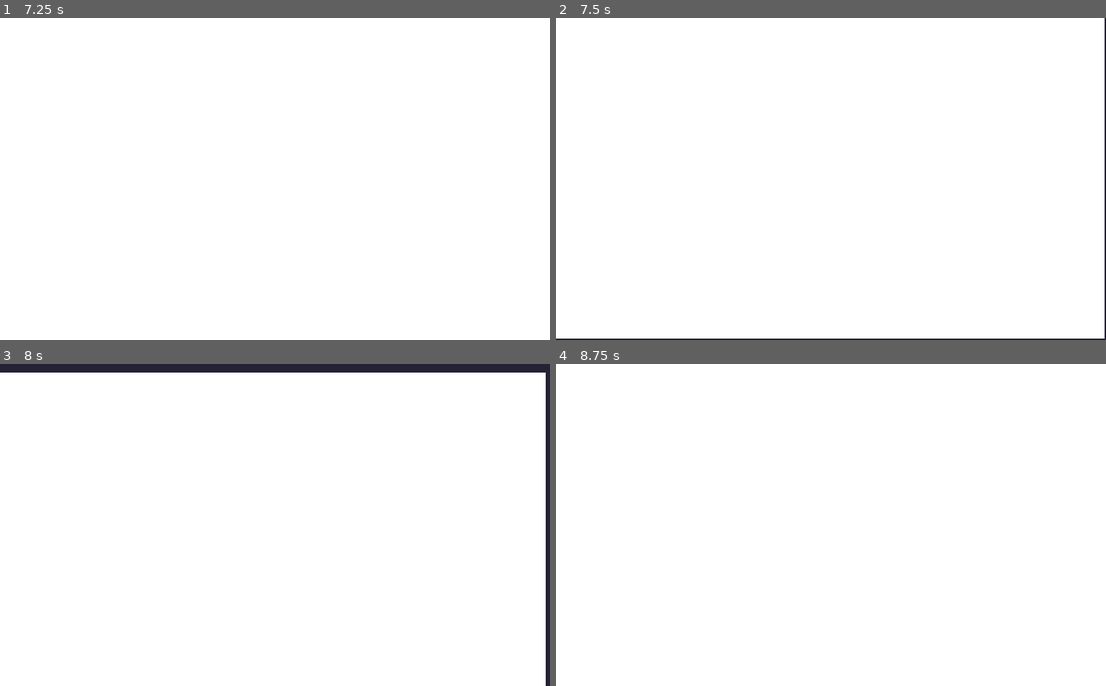
Above: before the commit, frames 1-4 (two rows, left to right).
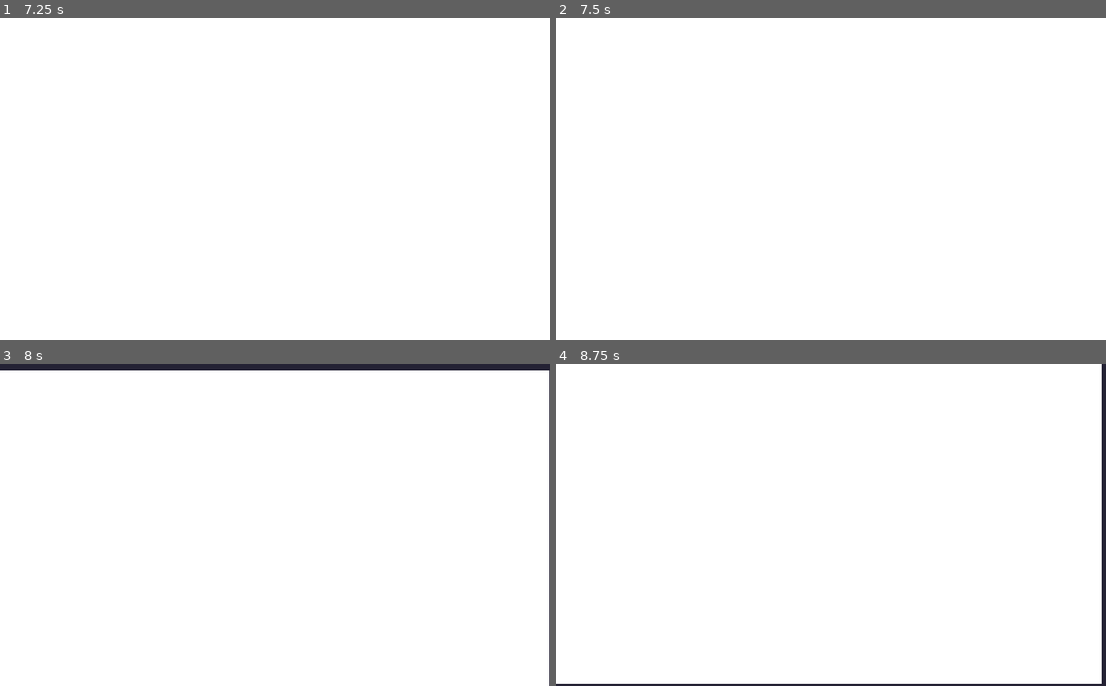
Above: after the commit, the same moments.

Repository: mbrezu/LD47
Game: Godot game, scene res://scenes/main.tscn
The game is run twice, just before and just after one commit, with the same random seed, the same clock (stepped at 60 frames per second) and the same inputs.
Inputs (mouse positions are in pixels of both pictures, inside the frame that each line leads up to):
- Up to frame 1 (7.25 s): move the mouse to (280, 185) at 0.52 s; click (280, 185) at 0.67 s; tap Space (ui_select) at 0.77, 1.52, 2, 3.02, 3.77, 4.25, 4.52, 5.75, 6.02, 6.77 s; tap Enter at 1.25, 2.75, 5 s; move the mouse to (165, 195) at 1.27 s; click (165, 195) at 1.42 s; move the mouse to (330, 108) at 2.02 s; click (330, 108) at 2.17 s; move the mouse to (247, 243) at 2.77 s; click (247, 243) at 2.92 s; move the mouse to (440, 227) at 3.52 s; click (440, 227) at 3.67 s; move the mouse to (110, 130) at 4.27 s; click (110, 130) at 4.42 s; move the mouse to (302, 179) at 5.02 s; click (302, 179) at 5.17 s; move the mouse to (192, 98) at 5.77 s; click (192, 98) at 5.92 s; move the mouse to (396, 162) at 6.52 s; click (396, 162) at 6.67 s
- Up to frame 2 (7.5 s): move the mouse to (721, 195) at 7.27 s; click (721, 195) at 7.42 s
- Up to frame 3 (8 s): tap Space (ui_select) at 7.52 s
- Up to frame 4 (8.75 s): move the mouse to (886, 454) at 8.02 s; click (886, 454) at 8.17 s

Frame 1 is identical in both runs. In frame 2, 0.7% of the frame differs, in the area x 0-100%, y 0-100%; in frame 3, 1.3%; in frame 4, 1.4%.

Commit message:
bomb superpower

Diff:
--- a/godot/scenes/blood_vignette.gd
+++ b/godot/scenes/blood_vignette.gd
@@ -32,7 +32,6 @@
 				_desired_value = _max
 			else:
 				_desired_value = _min
-		print(_value)
 		get_material().set_shader_param("distance_threshold", _value)
 		get_material().set_shader_param("intensity", intensity)
 	else:
--- a/godot/scenes/game.gd
+++ b/godot/scenes/game.gd
@@ -5,6 +5,7 @@
 var Cursor = preload("res://scripts/cursor.gd")
 
 var arrow_display_scene = preload("res://scenes/arrow_display.tscn")
+var superpower_bomb_scene = preload("res://scenes/superpowers/bomb.tscn")
 
 var _player
 var _game_over = false
@@ -12,6 +13,7 @@
 var _old_player_pos = []
 var _shake = false
 var _shake_amplitude
+var _superpowers = []
 
 
 func _ready():
@@ -24,6 +26,23 @@
 	$next_tile_marker.add_child($map.make_tile_instance($next_items.get_next_tile_number()))
 	$game_over_timer.wait_time = Consts.PLACE_TILE_TIMEOUT
 	$game_over_timer.start()
+	_init_superpowers()
+
+
+func _init_superpowers():
+	for _x in range(Consts.SUPERPOWERS_BOMBS_COUNT):
+		_add_bomb_superpower()
+
+
+func _add_bomb_superpower():
+	var row = 3 + randi() % (Consts.MAP_ROWS - 6)
+	var column = 3 + randi() % (Consts.MAP_COLUMNS - 6)
+	var bomb = superpower_bomb_scene.instance()
+	bomb.position = Vector2(column * 8, row * 8)
+	bomb.row = row
+	bomb.column = column
+	$superpowers.add_child(bomb)
+	_superpowers.append(bomb)
 
 
 func _process(delta):
@@ -81,10 +100,28 @@
 	$next_tile_marker.add_child($map.make_tile_instance(next_tile_number))
 
 
-func _on_player_moved(old_row, old_column, _row, _column):
+func _on_player_moved(old_row, old_column, row, column):
 #	print("player moved ", [old_row, old_column, row, column])
 	_old_player_pos = [Cursor.new(old_row, old_column, 0)]
 	$next_tile_marker.position = Vector2(old_column * 8, old_row * 8)
+	var superpower = _get_superpower(row, column)
+	if superpower != null:
+		superpower.collect()
+		match superpower.type:
+			"BOMB": _activate_bomb()
+
+
+func _get_superpower(row, column):
+	for i in range(_superpowers.size()):
+		var superpower = _superpowers[i]
+		if superpower.row == row and superpower.column == column:
+			_superpowers.remove(i)
+			return superpower
+	return null
+
+
+func _activate_bomb():
+	$map.activate_bomb()
 
 
 func _on_player_stopped():
--- a/godot/scenes/game.tscn
+++ b/godot/scenes/game.tscn
@@ -24,6 +24,8 @@
 
 [node name="map" parent="." instance=ExtResource( 3 )]
 script = ExtResource( 4 )
+
+[node name="superpowers" type="Node2D" parent="."]
 
 [node name="arrows" type="Node2D" parent="."]
 
--- a/godot/scenes/main.tscn
+++ b/godot/scenes/main.tscn
@@ -28,4 +28,3 @@
 shape = SubResource( 1 )
 [connection signal="timeout" from="space_block_timer" to="." method="_on_space_block_timer_timeout"]
 [connection signal="input_event" from="tap_detection" to="." method="_on_tap_detection_input_event"]
-[connection signal="input_event" from="tap_detection" to="." method="_on_Area2D_input_event"]
--- a/godot/scenes/map.gd
+++ b/godot/scenes/map.gd
@@ -48,6 +48,14 @@
 
 func make_tile_instance(tile_number):
 	return tile_scenes[tile_number - 1].instance()
+
+
+func activate_bomb():
+	for row in range(_map.size()):
+		for column in range(_map[row].size()):
+			if _map[row][column].is_locked:
+				_map[row][column].is_locked = false
+				_map[row][column].tile_instance.unlock()
 
 
 func map_dump():
--- /dev/null
+++ b/godot/scenes/superpowers/bomb.gd
@@ -0,0 +1,35 @@
+extends "res://scripts/superpower.gd"
+
+
+var frame_rects = [
+	Rect2(240, 0, 8, 8),
+	Rect2(248, 0, 8, 8),
+	Rect2(256, 0, 8, 8),
+	Rect2(248, 0, 8, 8),
+]
+
+var flame_positions = [
+	Vector2(-2, 0),
+	Vector2(2, 0),
+	Vector2(-1, -1),
+	Vector2(1, -1),
+	Vector2(-1, 1),
+	Vector2(1, 1),
+]
+
+
+var current_frame = 0
+
+
+func _ready():
+	$flame.region_rect = frame_rects[current_frame]
+	type = "BOMB"
+
+
+func _on_flame_timer_timeout():
+	current_frame += 1
+	if current_frame == frame_rects.size():
+		current_frame = 0
+	flame_positions.shuffle()
+	$flame.position = flame_positions[0]
+	$flame.region_rect = frame_rects[current_frame]
--- /dev/null
+++ b/godot/scenes/superpowers/bomb.tscn
@@ -0,0 +1,30 @@
+[gd_scene load_steps=3 format=2]
+
+[ext_resource path="res://assets/graphics/sheet-1.png" type="Texture" id=1]
+[ext_resource path="res://scenes/superpowers/bomb.gd" type="Script" id=2]
+
+[node name="bomb" type="Node2D"]
+position = Vector2( 82.0243, 51.6187 )
+script = ExtResource( 2 )
+__meta__ = {
+"_edit_group_": true
+}
+
+[node name="body" type="Sprite" parent="."]
+texture = ExtResource( 1 )
+centered = false
+offset = Vector2( 0, -8 )
+region_enabled = true
+region_rect = Rect2( 224, 0, 8, 16 )
+
+[node name="flame" type="Sprite" parent="."]
+texture = ExtResource( 1 )
+centered = false
+offset = Vector2( 0, -8 )
+region_enabled = true
+region_rect = Rect2( 240, 0, 8, 8 )
+
+[node name="flame_timer" type="Timer" parent="."]
+wait_time = 0.1
+autostart = true
+[connection signal="timeout" from="flame_timer" to="." method="_on_flame_timer_timeout"]
--- a/godot/scenes/tiles/locked_tile.gd
+++ b/godot/scenes/tiles/locked_tile.gd
@@ -1,5 +1,26 @@
-extends Node2D
+extends "res://scripts/tile.gd"
+
+var _disappearing = false
 
 
 func set_tile(tile):
 	$tile_container.add_child(tile)
+
+
+func _process(delta):
+	if _disappearing:
+		var angle = randf() * 2 * PI
+		var radius = 8
+		var desired_position = Vector2(radius * cos(angle), -radius * sin(angle))
+		$lock.position = Utils.v2_lerp($lock.position, desired_position, delta * 2)
+
+
+func unlock():
+	_disappearing = true
+	$unlock_timer.wait_time = 0.5 + randf() * 1
+	$unlock_timer.start()
+
+
+func _on_unlock_timer_timeout():
+	_disappearing = false
+	$lock.queue_free()
--- a/godot/scenes/tiles/locked_tile.tscn
+++ b/godot/scenes/tiles/locked_tile.tscn
@@ -13,3 +13,7 @@
 centered = false
 region_enabled = true
 region_rect = Rect2( 176, 8, 8, 8 )
+
+[node name="unlock_timer" type="Timer" parent="."]
+one_shot = true
+[connection signal="timeout" from="unlock_timer" to="." method="_on_unlock_timer_timeout"]
--- a/godot/scripts/consts.gd
+++ b/godot/scripts/consts.gd
@@ -26,4 +26,6 @@
 
 const PLAYER_SPEED = 4
 
-const LOCKED_REVERSE_FREQUENCY = 40
+const LOCKED_REVERSE_FREQUENCY = 10
+
+const SUPERPOWERS_BOMBS_COUNT = 10
--- /dev/null
+++ b/godot/scripts/superpower.gd
@@ -0,0 +1,17 @@
+extends Node2D
+
+var row
+var column
+var type = "UNKNOWN"
+var _collected = false
+
+func collect():
+	_collected = true
+
+
+func _process(delta):
+	if _collected:
+		scale *= 1 + 1 * delta
+		modulate.a *= 0.98
+	if modulate.a < 0.5:
+		queue_free()
Binary file changed: godot/assets/graphics/sheet-1.png
Not shown, changed: art/sheet-1.aseprite
Not shown, changed: art/sheet-1.png
